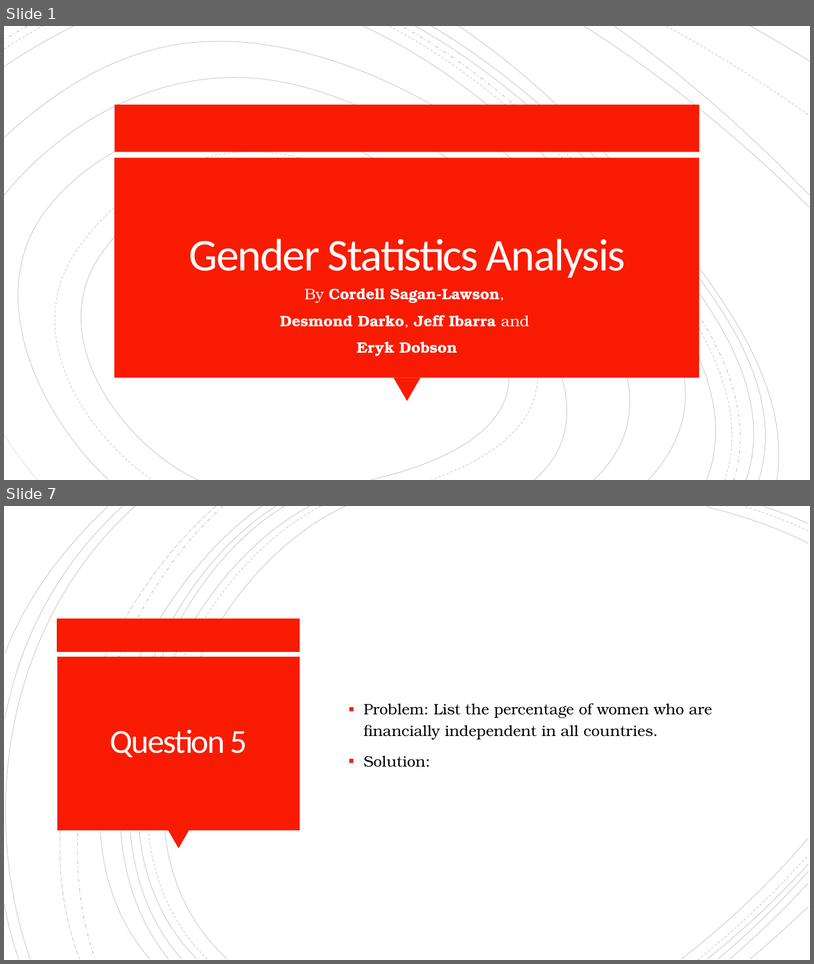
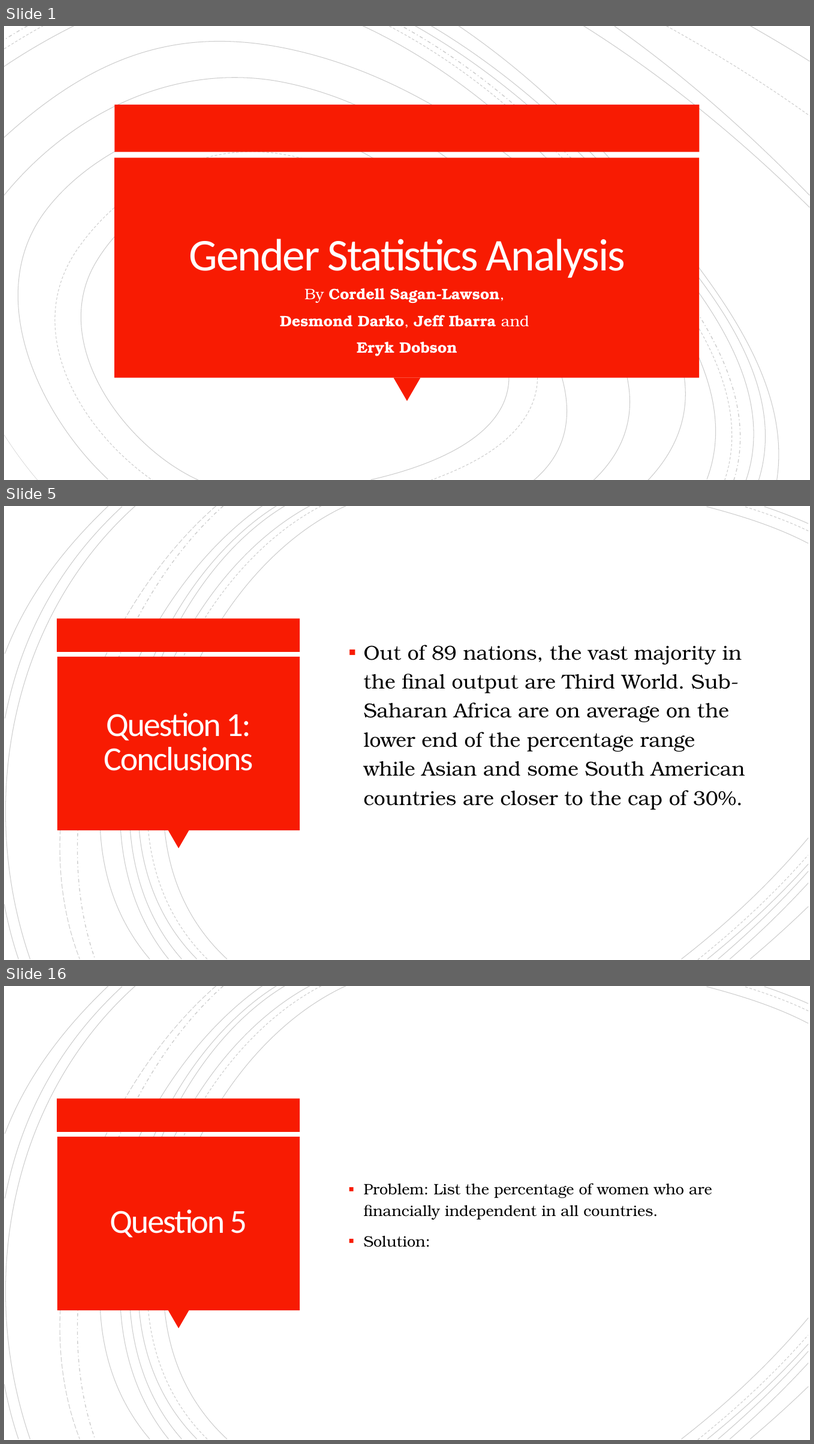
Before and after one commit to cordellsl/Project2, a slide deck: Project 2 Presentation.pptx. Shown one above the other, each under a label of ours: slides 1 and 7 before the commit, slides 1, 5 and 16 after it; the slides between them are not shown. The pictures are 814x964 and 814x1444 pixels, drawn with LibreOffice and Linux fonts; fonts in the diff are those of the drawing. Boxes give left, top, right and bottom in pixels: in the first picture for what was removed or moved away, otherwise in the second. Text is boxed around its words. In the diff, an @@ line names an element or a change of style, - is before the commit and + after.

```diff
--- a/Project 2 Presentation.pptx
+++ b/Project 2 Presentation.pptx
@@ slide 5 added at box(4, 506, 810, 960), background #FFFFFF; not listed: 24 template elements that a slide beside it also shows @@
@@ text added at box(364, 645, 746, 810), 24 pt, text #000000 @@
+▪ Out of 89 nations, the vast majority in the final output are Third World. Sub-Saharan Africa are on average on the lower end of the percentage range while Asian and some South American countries are closer to the cap of 30%.
@@ title added at box(104, 712, 253, 771), 40 pt, text #FFFEFF @@
+Question 1:
+Conclusions
@@ what was slide 7 is now slide 16 @@
```
Also in this commit, not shown: 5 slides changed, 8 other slides added.
